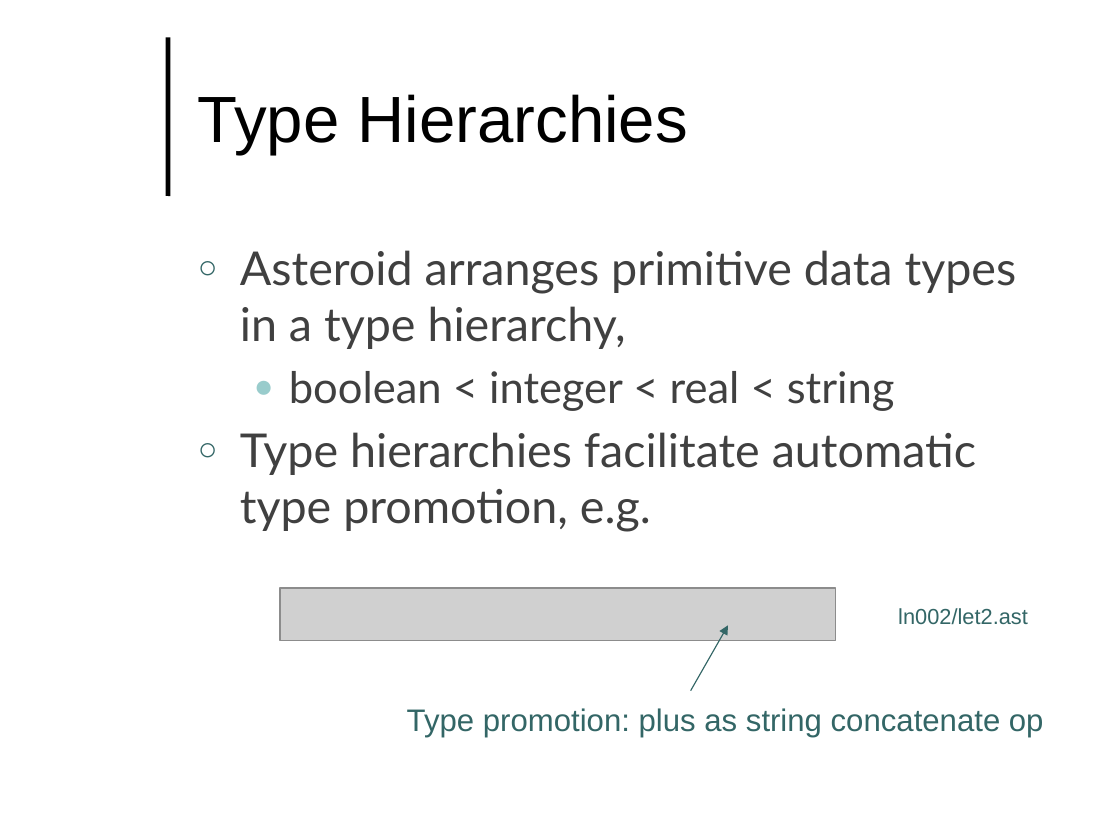
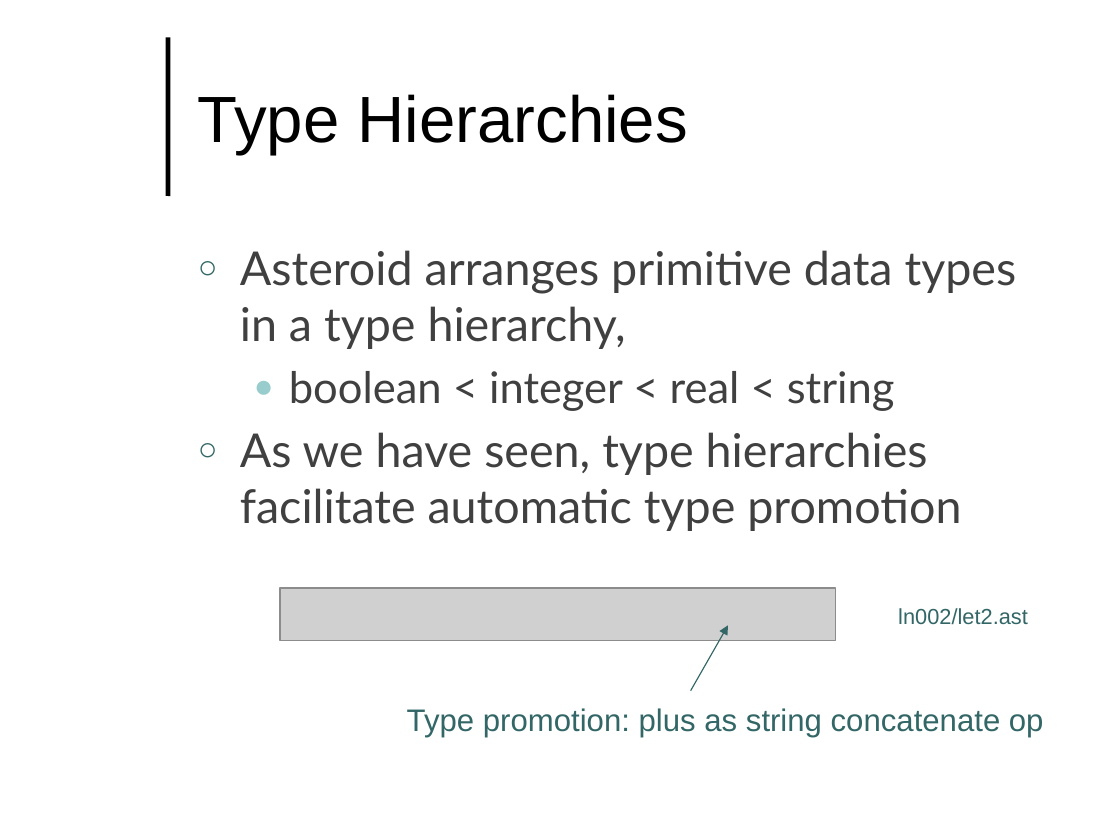
Before and after one commit to lutzhamel/CSC493, a slide deck: slide 22 of notes/csc493-ln002.pptx (slide 5 before the commit). Drawn at 1120x840 pixels with LibreOffice and Linux fonts; fonts in the diff are those of the drawing; grey boxes stand for pictures; background and template pictures are left out. Boxes give left, top, right and bottom in pixels: in the first picture for what was removed or moved away, otherwise in the second. Text is boxed around its words. In the diff, an @@ line names an element or a change of style, - is before the commit and + after.

```diff
--- a/notes/csc493-ln002.pptx
+++ b/notes/csc493-ln002.pptx
@@ text at (240, 432, 961, 531): text changed @@
-○ Type hierarchies facilitate automatic type promotion, e.g.
+○ As we have seen, type hierarchies facilitate automatic type promotion
```
Also in this commit, not shown: 3 other slides changed, 18 slides added, 1 slide removed, 15 other files.
